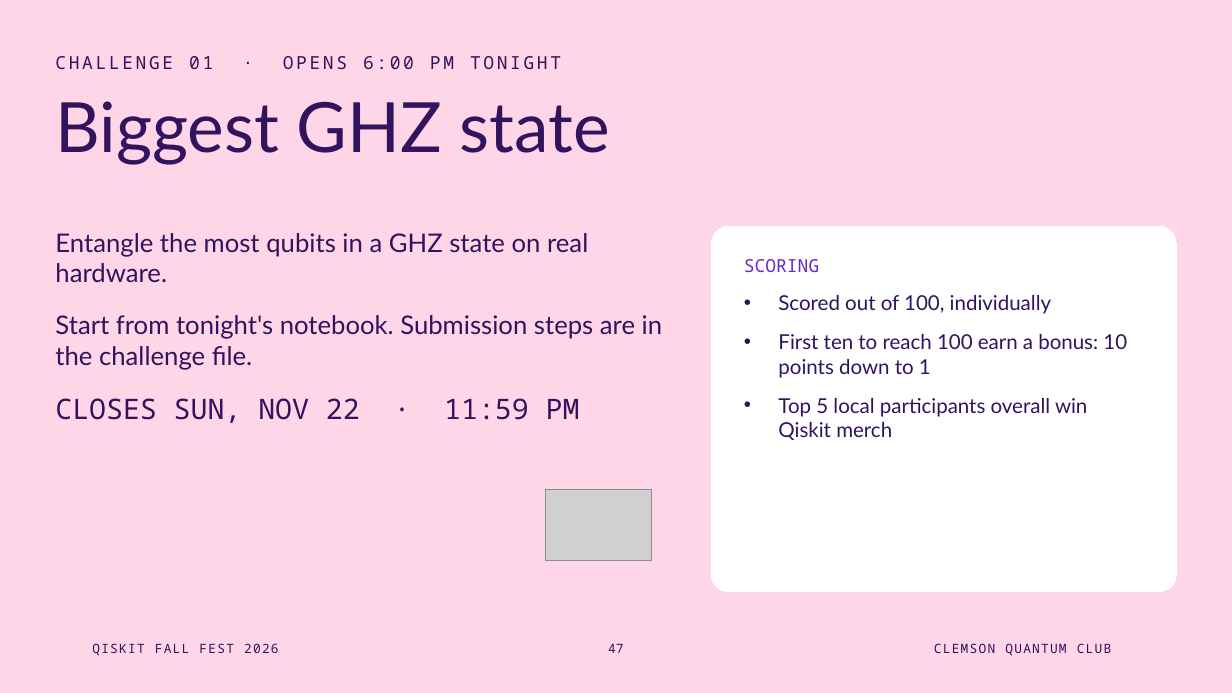
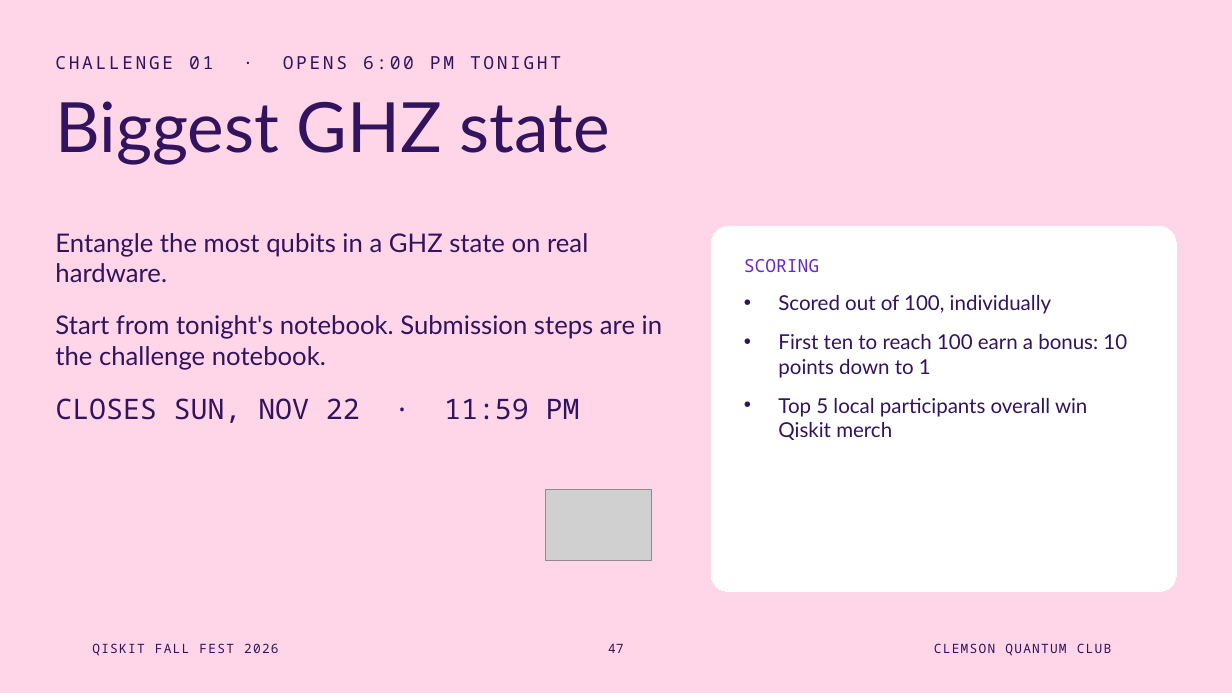
Before and after one commit to ClemsonQuantum/ClemsonQuantum.github.io, a slide deck: slide 47 of public/files/qff-2026/day-1/qff-day1-slides.pptx. Drawn at 1232x693 pixels with LibreOffice and Linux fonts; fonts in the diff are those of the drawing; grey boxes stand for pictures; background and template pictures are left out. Boxes give left, top, right and bottom in pixels: in the first picture for what was removed or moved away, otherwise in the second. Text is boxed around its words. In the diff, an @@ line names an element or a change of style, - is before the commit and + after.

```diff
--- a/public/files/qff-2026/day-1/qff-day1-slides.pptx
+++ b/public/files/qff-2026/day-1/qff-day1-slides.pptx
@@ text at (55, 315, 662, 370): text changed @@
-Start from tonight's notebook. Submission steps are in the challenge file.
+Start from tonight's notebook. Submission steps are in the challenge notebook.
```
Also in this commit, not shown: 1 other slide changed, 8 other files.
